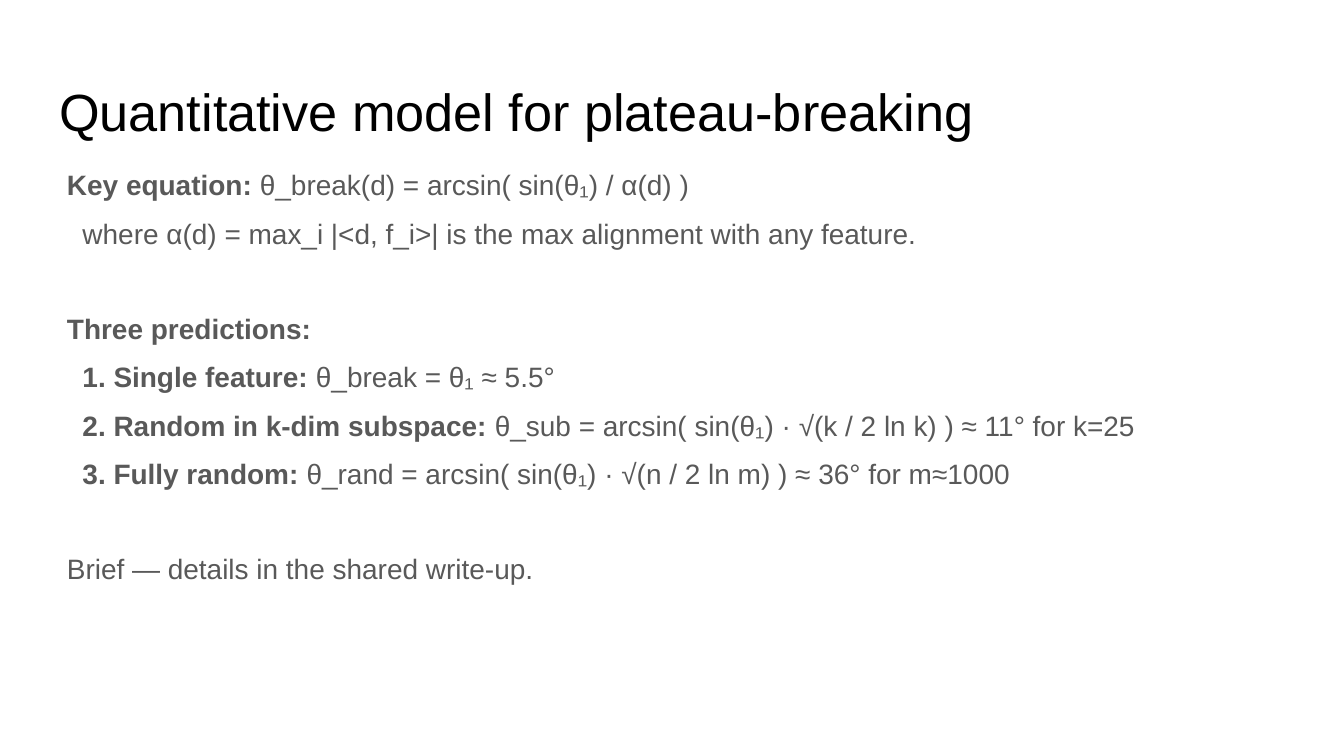
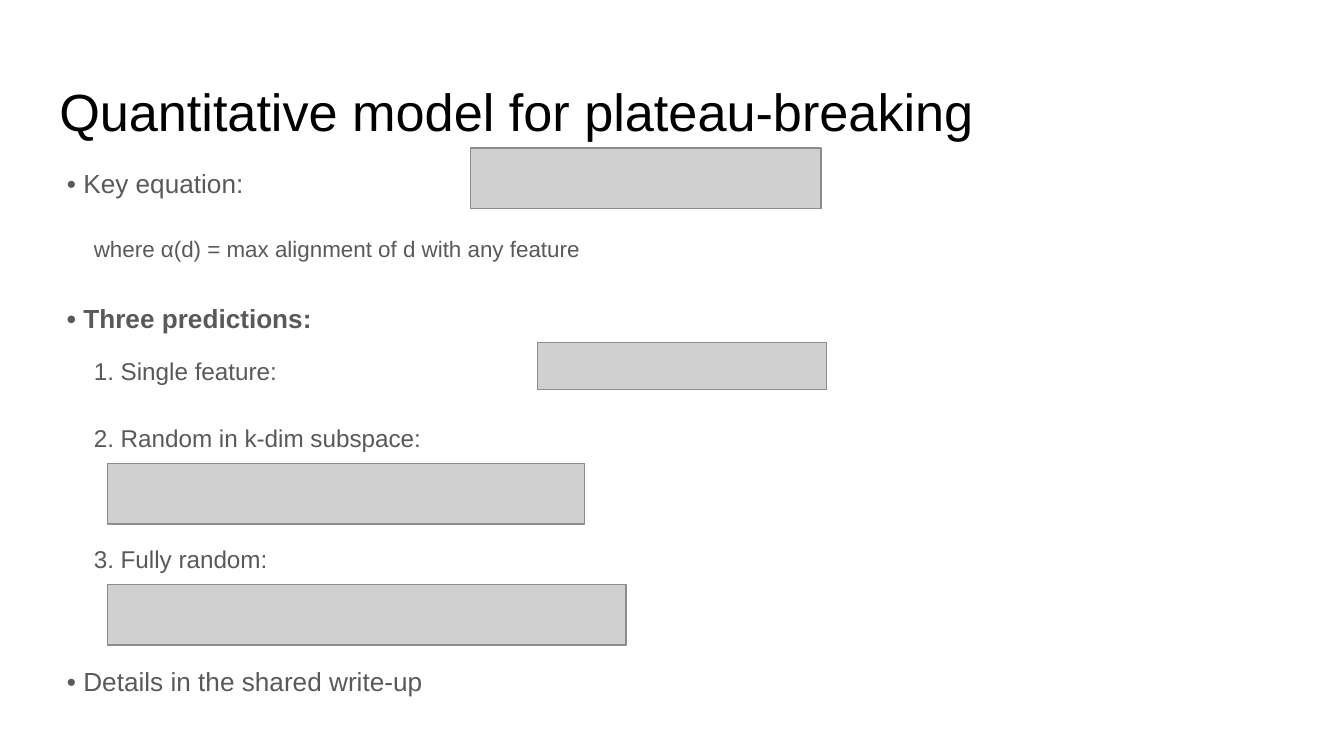
Before and after one commit to FranciscoHS/steering-plateaus, a slide deck: slide 6 of Activation Plateaus Meeting Slides - Updated.pptx. Drawn at 1344x756 pixels with LibreOffice and Linux fonts; fonts in the diff are those of the drawing; grey boxes stand for pictures. Boxes give left, top, right and bottom in pixels: in the first picture for what was removed or moved away, otherwise in the second. Text is boxed around its words. In the diff, an @@ line names an element or a change of style, - is before the commit and + after.

```diff
--- a/Activation Plateaus Meeting Slides - Updated.pptx
+++ b/Activation Plateaus Meeting Slides - Updated.pptx
@@ picture added at (470,148,821,208) @@
@@ text removed at (67,174,1134,584) @@
-Key equation: θ_break(d) = arcsin( sin(θ₁) / α(d) )
-where α(d) = max_i |<d, f_i>| is the max alignment with any feature.
-Three predictions:
-1. Single feature: θ_break = θ₁ ≈ 5.5°
-2. Random in k-dim subspace: θ_sub = arcsin( sin(θ₁) · √(k / 2 ln k) ) ≈ 11° for k=25
-3. Fully random: θ_rand = arcsin( sin(θ₁) · √(n / 2 ln m) ) ≈ 36° for m≈1000
-Brief — details in the shared write-up.
@@ text added at (83,174,244,199), 14 pt, text #595959 @@
+• Key equation:
@@ text added at (94,241,580,262), 12 pt, text #595959 @@
+where α(d) = max alignment of d with any feature
@@ text added at (83,309,312,334), 14 pt, text #595959, bold @@
+• Three predictions:
@@ picture added at (538,343,827,390) @@
@@ text added at (94,362,277,385), 13 pt, text #595959 @@
+1. Single feature:
@@ text added at (94,429,420,452), 13 pt, text #595959 @@
+2. Random in k-dim subspace:
@@ picture added at (108,464,585,524) @@
@@ text added at (94,550,268,573), 13 pt, text #595959 @@
+3. Fully random:
@@ picture added at (108,585,626,645) @@
@@ text added at (83,672,422,697), 14 pt, text #595959 @@
+• Details in the shared write-up
```
Also in this commit, not shown: 10 other slides changed, 40 other files.
